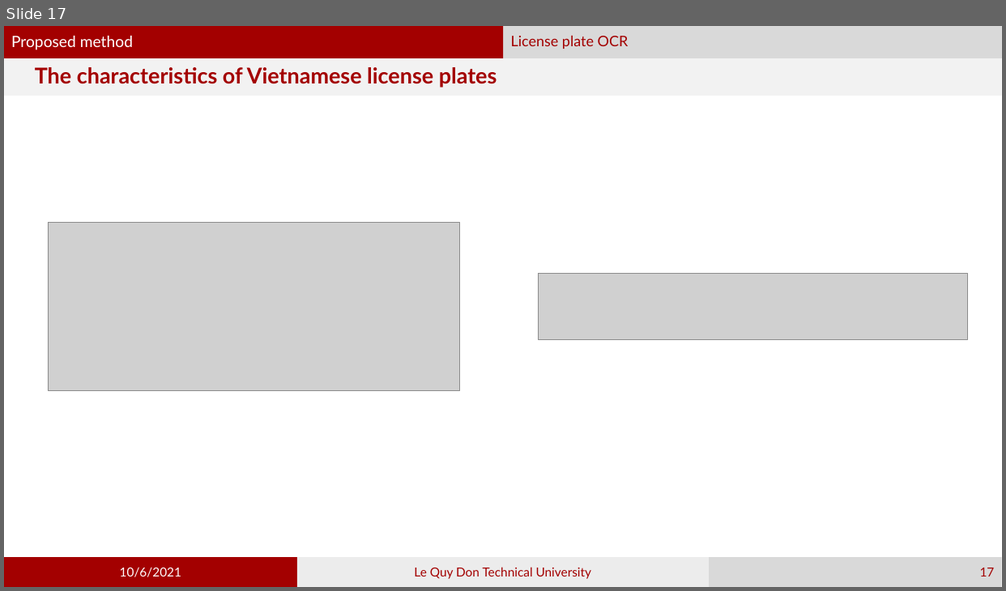
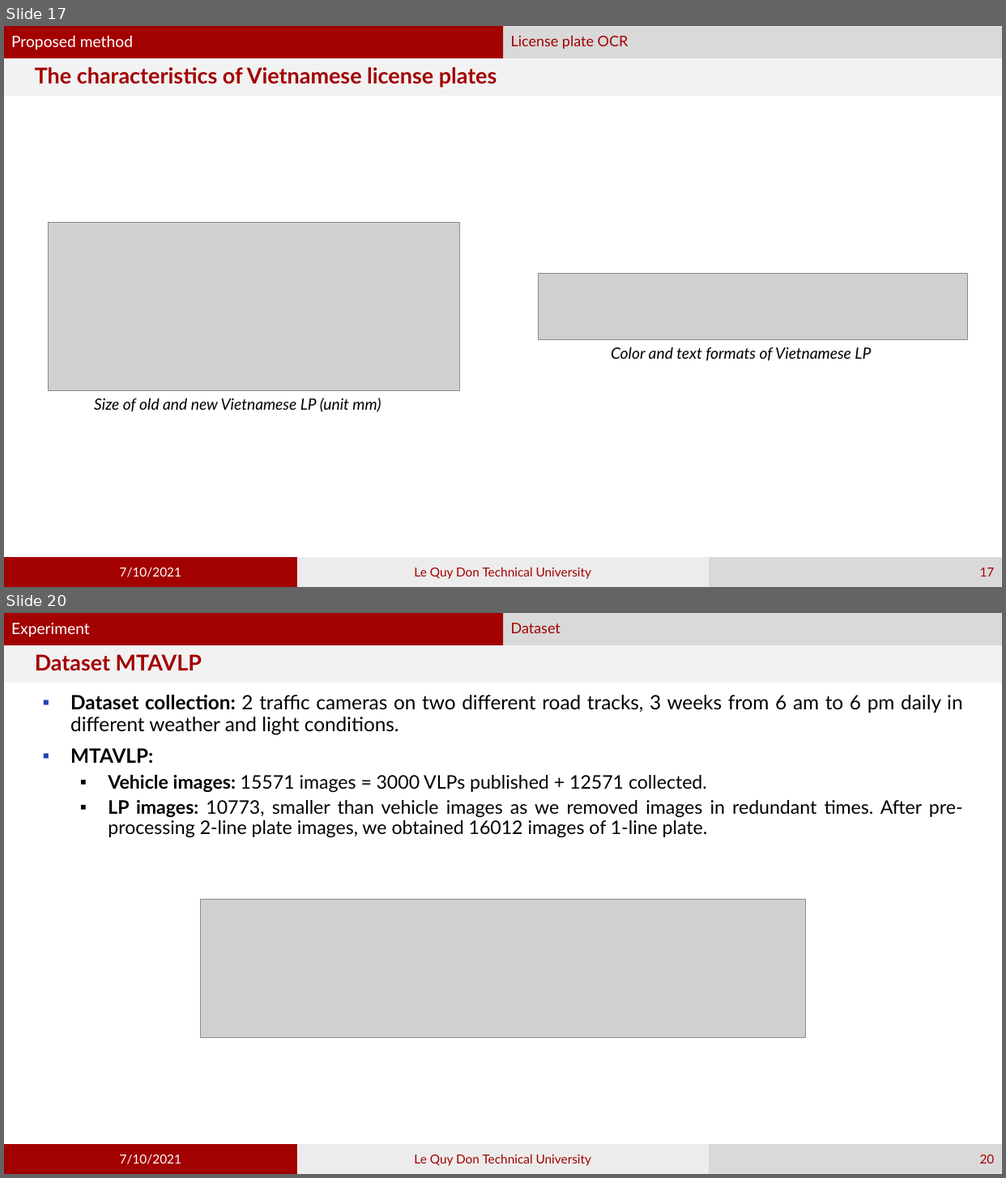
Before and after one commit to phamvandan/graduated-thesis-2021, a slide deck: my_template.pptx. Shown one above the other, each under a label of ours: slide 17 before the commit, slides 17 and 20 after it; the slides between them are not shown. The pictures are 1006x591 and 1006x1178 pixels, drawn with LibreOffice and Linux fonts; fonts in the diff are those of the drawing; grey boxes stand for pictures. Boxes give left, top, right and bottom in pixels: in the first picture for what was removed or moved away, otherwise in the second. Text is boxed around its words. In the diff, an @@ line names an element or a change of style, - is before the commit and + after.

```diff
--- a/my_template.pptx
+++ b/my_template.pptx
@@ slide 20 added at (4,613,1002,1174), background #FFFFFF; not listed: 2 template elements that a slide beside it also shows @@
@@ text added at (4,613,503,645), fill #A30000, 15 pt, text #FFFFFF @@
+Experiment
@@ text added at (503,613,1002,645), fill #D9D9D9, 14 pt, text #A30000 @@
+Dataset
@@ title added at (4,645,1002,683), fill #F2F2F2, 21 pt, text #A30000, bold @@
+Dataset MTAVLP
@@ text added at (70,695,963,838), 18 pt, text #000000 @@
+▪ Dataset collection: 2 traffic cameras on two different road tracks, 3 weeks from 6 am to 6 pm daily in different weather and light conditions.
+▪ MTAVLP:
+  ▪ Vehicle images: 15571 images = 3000 VLPs published + 12571 collected.
+  ▪ LP images: 10773, smaller than vehicle images as we removed images in redundant times. After pre-processing 2-line plate images, we obtained 16012 images of 1-line plate.
@@ picture added at (201,900,806,1038) @@
@@ rectangle added at (4,1144,297,1174), fill #A30000, 12 pt, text #FFFFFF @@
+7/10/2021
@@ rectangle added at (297,1144,710,1174), fill #ECECEC, 12 pt, text #A30000 @@
+Le Quy Don Technical University
@@ page number added at (710,1144,1002,1174), fill #D9D9D9, 12 pt, text #A30000 @@
+20
@@ slide 17 changed as well @@
@@ text added at (611,347,871,361), 15 pt, text #000000, italic @@
+Color and text formats of Vietnamese LP
@@ text added at (94,398,381,412), 15 pt, text #000000, italic @@
+Size of old and new Vietnamese LP (unit mm)
@@ text in rectangle at (120,567,181,578): text changed @@
-10/6/2021
+7/10/2021
```
Also in this commit, not shown: 17 other slides changed, 9 other slides added, 4 other files.
